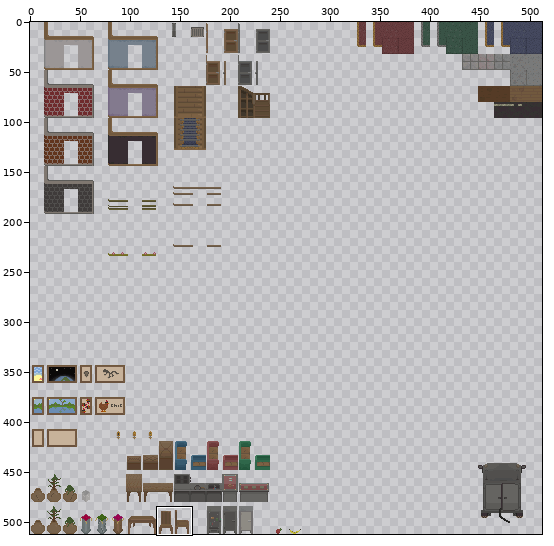
Two versions of one sprite sheet, atlas/environment.png. The picture above shows the old version from afar; the outline marks the close-up.
Close-up. The starting point:
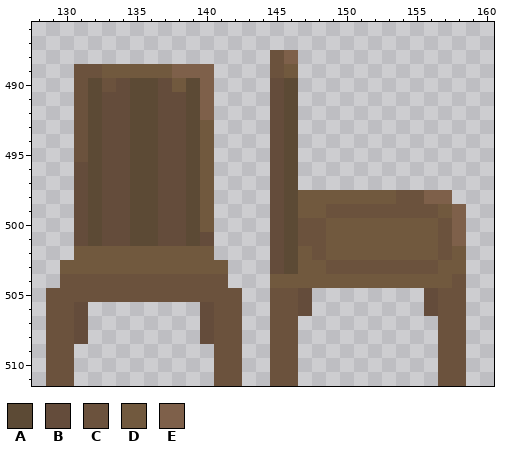
The file is 512x512 pixels. Colours within 5 levels of each other are drawn and written as one. Shown: x 128..160, y 486..511. The commit also changed other parts of the picture, which this record leaves out.
Palette (. is transparent): A #5c4a35  B #644c3b  C #6b523d  D #71593e  E #7e604a
Pixels before, first column x 129:
488 ................CE............
489 ..CCDDDDDEEE....CD............
490 ..CACBAABDAE....BA............
491 ..CABBAABBAE....BA............
492 ..CABBAABBAE....BA............
493 ..CABBAABBAD....BA............
494 ..CABBAABBAD....BA............
495 ..CABBAABBAD....BA............
496 ..BABBAABBAD....BA............
497 ..BABBAABBAD....BA............
498 ..BABBAABBAD....BADDDDDDDCCEE.
499 ..BABBAABBAD....BADDCCCCCCCCDE
500 ..BABBAABBAD....BACCDDDDDDDDCE
501 ..BABBAABBAB....BACCDDDDDDDDCE
502 ..DDDDDDDDDD....BADCDDDDDDDDCD
503 .DDDDDDDDDDDD...BADDCCCCCCCCDD
504 .CCCCCCCCCCCC...DDDDDDDDDDDDDC
505 CCCCCCCCCCCCCC..CCB........BCC
506 CCB........BCC..CCB........BCC
507 CCB........BCC..CC..........CC
508 CCB........BCC..CC..........CC
509 CC..........CC..CC..........CC
510 CC..........CC..CC..........CC
511 CC..........CC..CC..........CC
The same view after the edit:
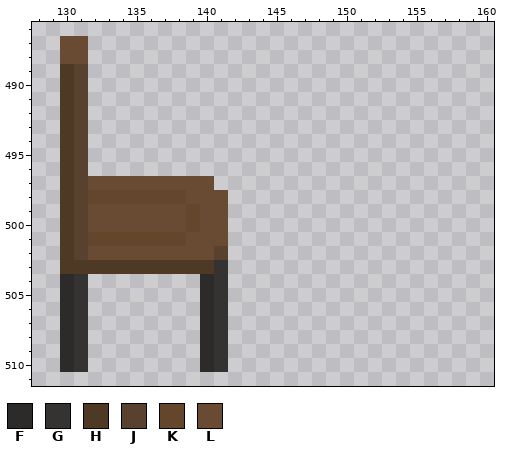
Colours new in this view: F #2d2b29  G #353331  H #4e3924  J #594130  K #63462c  L #684b32
The edit:
y 487: x 130..131 .. -> LL
y 488: x 130..131 .. -> LL; x 145..146 CE -> ..
y 489: x 130..140 .CCDDDDDEEE -> HJ.........; x 145..146 CD -> ..
y 490: x 130..140 .CACBAABDAE -> HJ.........; x 145..146 BA -> ..
y 491..492: x 130..140 .CABBAABBAE -> HJ.........; x 145..146 BA -> ..
y 493..495: x 130..140 .CABBAABBAD -> HJ.........; x 145..146 BA -> ..
y 496: x 130..140 .BABBAABBAD -> HJ.........; x 145..146 BA -> ..
y 497: x 130..140 .BABBAABBAD -> HJLLLLLLLLL; x 145..146 BA -> ..
y 498: x 130..141 .BABBAABBAD. -> HJKKKKKKKLLL; x 145..157 BADDDDDDDCCEE -> .............
y 499: x 130..141 .BABBAABBAD. -> HJLLLLLLLKLL; x 145..158 BADDCCCCCCCCDE -> ..............
y 500: x 130..141 .BABBAABBAD. -> HJLLLLLLLKLL; x 145..158 BACCDDDDDDDDCE -> ..............
y 501: x 130..141 .BABBAABBAB. -> HJKKKKKKKLLL; x 145..158 BACCDDDDDDDDCE -> ..............
y 502: x 130..141 .DDDDDDDDDD. -> HJLLLLLLLLLJ; x 145..158 BADCDDDDDDDDCD -> ..............
y 503: x 130..141 DDDDDDDDDDDD -> HHHHHHHHHHHG; x 145..158 BADDCCCCCCCCDD -> ..............
y 504: x 130..141 CCCCCCCCCCCC -> FG........FG; x 145..158 DDDDDDDDDDDDDC -> ..............
y 505: x 129..142 CCCCCCCCCCCCCC -> .FG........FG.; x 145..147 CCB -> ...; x 156..158 BCC -> ...
y 506: x 129..131 CCB -> .FG; x 140..142 BCC -> FG.; x 145..147 CCB -> ...; x 156..158 BCC -> ...
y 507..508: x 129..131 CCB -> .FG; x 140..142 BCC -> FG.; x 145..146 CC -> ..; x 157..158 CC -> ..
y 509..510: x 129..131 CC. -> .FG; x 140..142 .CC -> FG.; x 145..146 CC -> ..; x 157..158 CC -> ..
y 511: x 129..130 CC -> ..; x 141..142 CC -> ..; x 145..146 CC -> ..; x 157..158 CC -> ..
Where, in picture pixels (left, top, right, bottom), the same in both close-ups:
changed: (46, 36, 466, 386)
